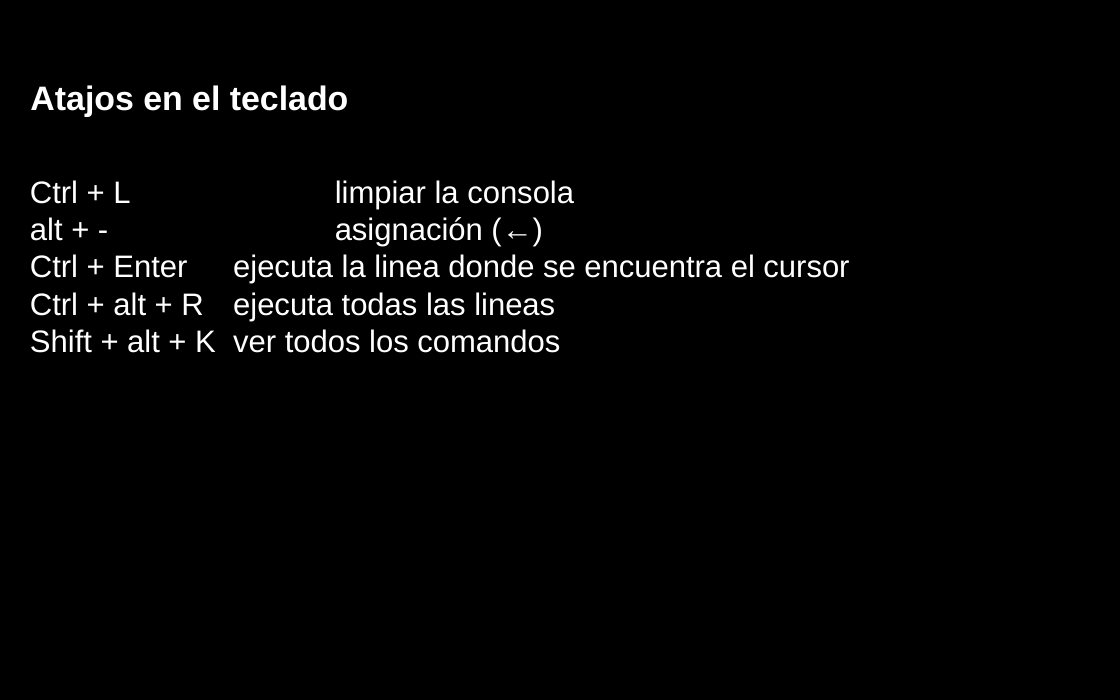
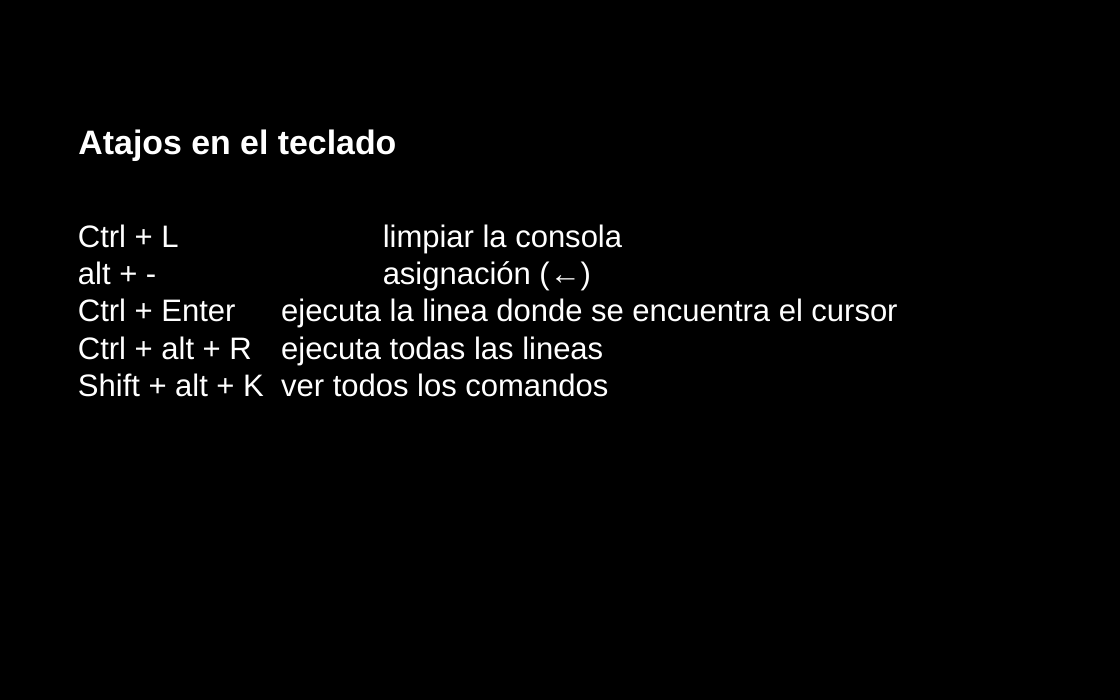
Before and after one commit to lebalcazar/R_IITCA, a slide deck: slide 7 of Presentacion/presentacion_01.odp. Drawn at 1120x700 pixels with LibreOffice and Linux fonts; fonts in the diff are those of the drawing. Boxes give left, top, right and bottom in pixels: in the first picture for what was removed or moved away, otherwise in the second. Text is boxed around its words. In the diff, an @@ line names an element or a change of style, - is before the commit and + after.

```diff
--- a/Presentacion/presentacion_01.odp
+++ b/Presentacion/presentacion_01.odp
@@ title "Atajos en el teclado": place and size @@
-title "Atajos en el teclado" at box(30, 85, 349, 116)
+title "Atajos en el teclado" at box(78, 129, 397, 160)
@@ title "Ctrl + L limpiar la ...": place and size @@
-title "Ctrl + L limpiar la ..." at box(30, 180, 849, 353)
+title "Ctrl + L limpiar la ..." at box(78, 224, 897, 397)
```
Also in this commit, not shown: 4 other slides changed, 2 slides added, 2 slides removed, 2 other files.
